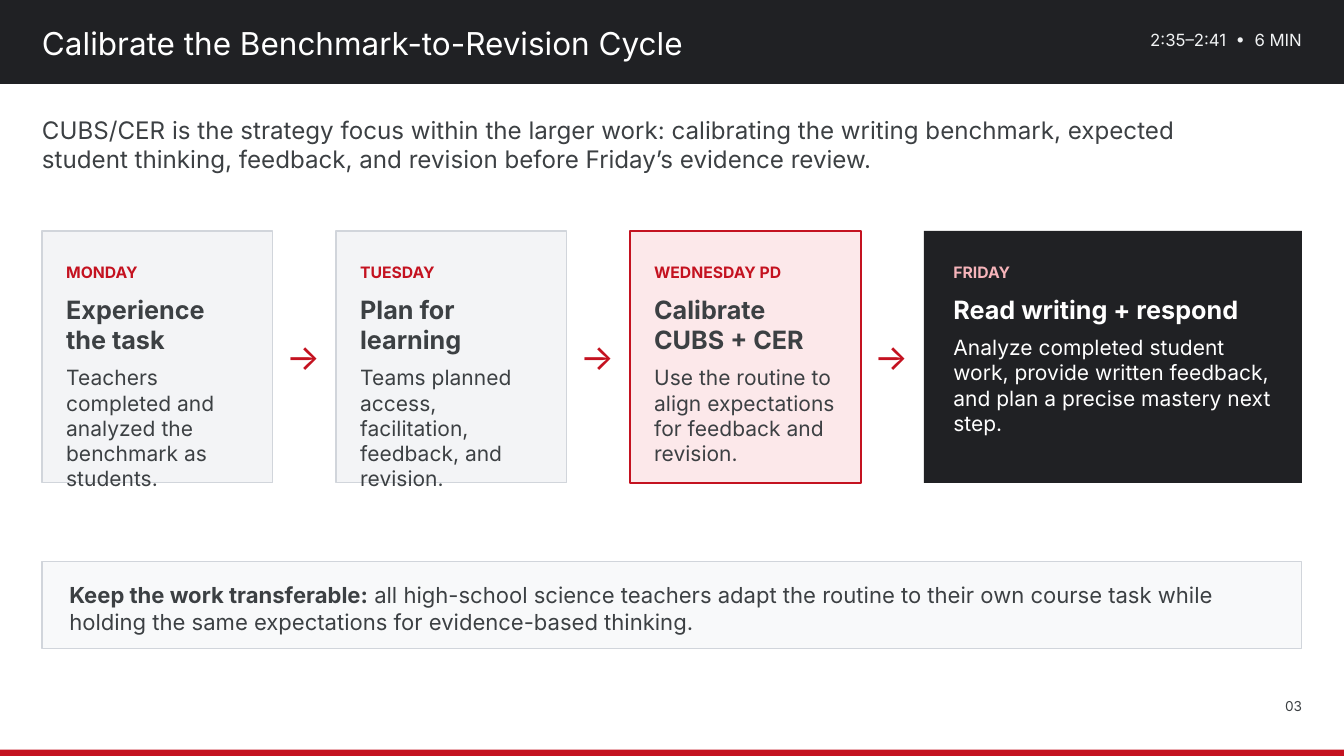
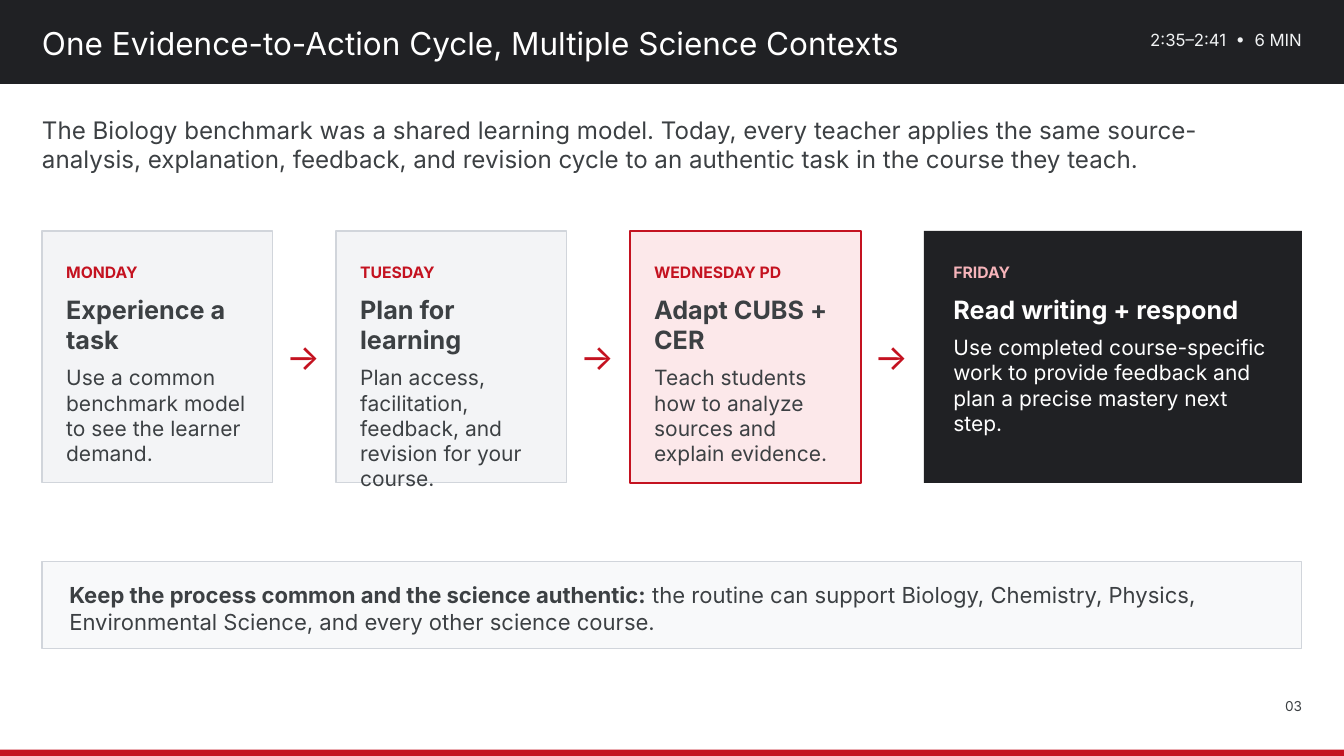
Before and after one commit to nbhs-science/nbhs-science, a slide deck: slide 3 of assets/plc/2026-10-28_Science_Department_PD_Strengthening_Science_Literacy.pptx. Drawn at 1344x756 pixels with LibreOffice and Linux fonts; fonts in the diff are those of the drawing. Boxes give left, top, right and bottom in pixels: in the first picture for what was removed or moved away, otherwise in the second. Text is boxed around its words. In the diff, an @@ line names an element or a change of style, - is before the commit and + after.

Commit message:
Finalize Oct. 28 Science Literacy PD materials
Update the all-science-course PD deck and one-page agenda; add the LIT-aligned reflection and next-steps sheet in printable and editable formats; include CUBS, color-coded CER, de-identified writing-sample analysis, and teacher strategy sharing.

```diff
--- a/assets/plc/2026-10-28_Science_Department_PD_Strengthening_Science_Literacy.pptx
+++ b/assets/plc/2026-10-28_Science_Department_PD_Strengthening_Science_Literacy.pptx
@@ text at (42,31,898,62): text changed @@
-Calibrate the Benchmark-to-Revision Cycle
+One Evidence-to-Action Cycle, Multiple Science Contexts
@@ text at (42,121,1196,173): text changed @@
-CUBS/CER is the strategy focus within the larger work: calibrating the writing benchmark, expected student thinking, feedback, and revision before Friday’s evidence review.
+The Biology benchmark was a shared learning model. Today, every teacher applies the same source-analysis, explanation, feedback, and revision cycle to an authentic task in the course they teach.
@@ text at (66,299,245,437): text changed @@
-Experience the task
-Teachers completed and analyzed the benchmark as students.
+Experience a task
+Use a common benchmark model to see the learner demand.
@@ text at (654,300,828,466): text changed @@
-Calibrate CUBS + CER
-Use the routine to align expectations for feedback and revision.
+Adapt CUBS + CER
+Teach students how to analyze sources and explain evidence.
@@ text at (953,339,1265,436): text changed @@
-Analyze completed student work, provide written feedback, and plan a precise mastery next step.
+Use completed course-specific work to provide feedback and plan a precise mastery next step.
@@ text at (360,369,521,486): text changed @@
-Teams planned access, facilitation, feedback, and revision.
+Plan access, facilitation, feedback, and revision for your course.
@@ text at (69,586,1196,635): text changed @@
-Keep the work transferable: all high-school science teachers adapt the routine to their own course task while holding the same expectations for evidence-based thinking.
+Keep the process common and the science authentic: the routine can support Biology, Chemistry, Physics, Environmental Science, and every other science course.
```
Also in this commit, not shown: 8 other slides changed, 3 other files.
